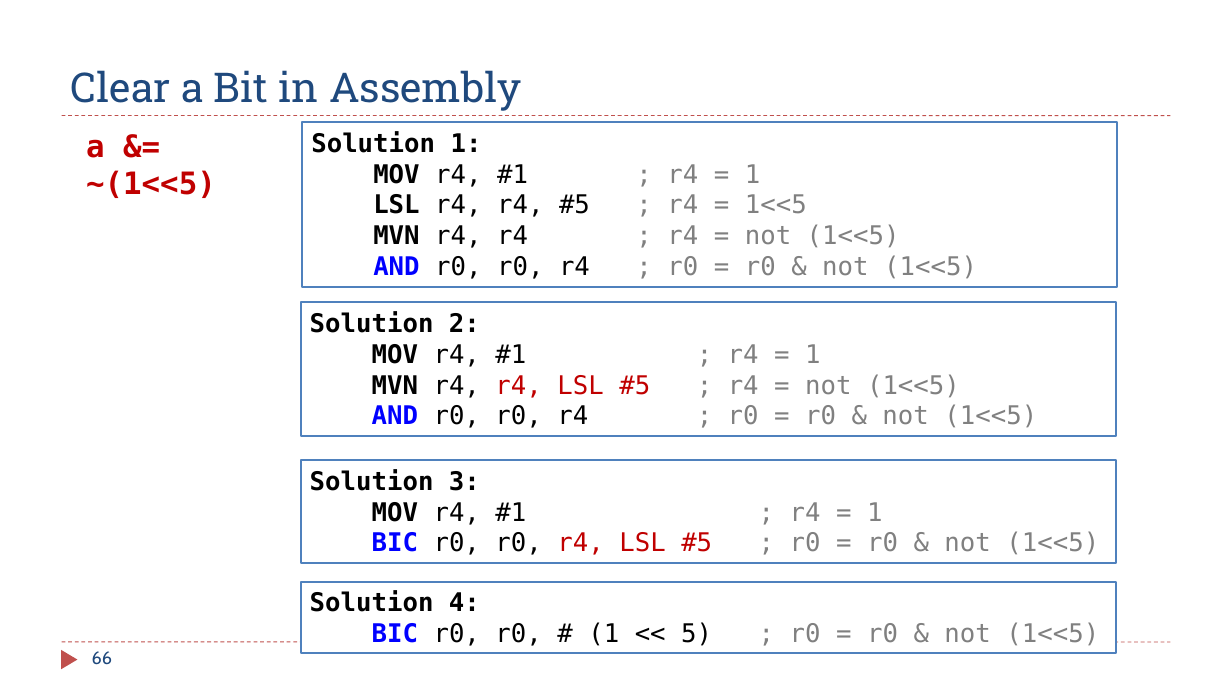
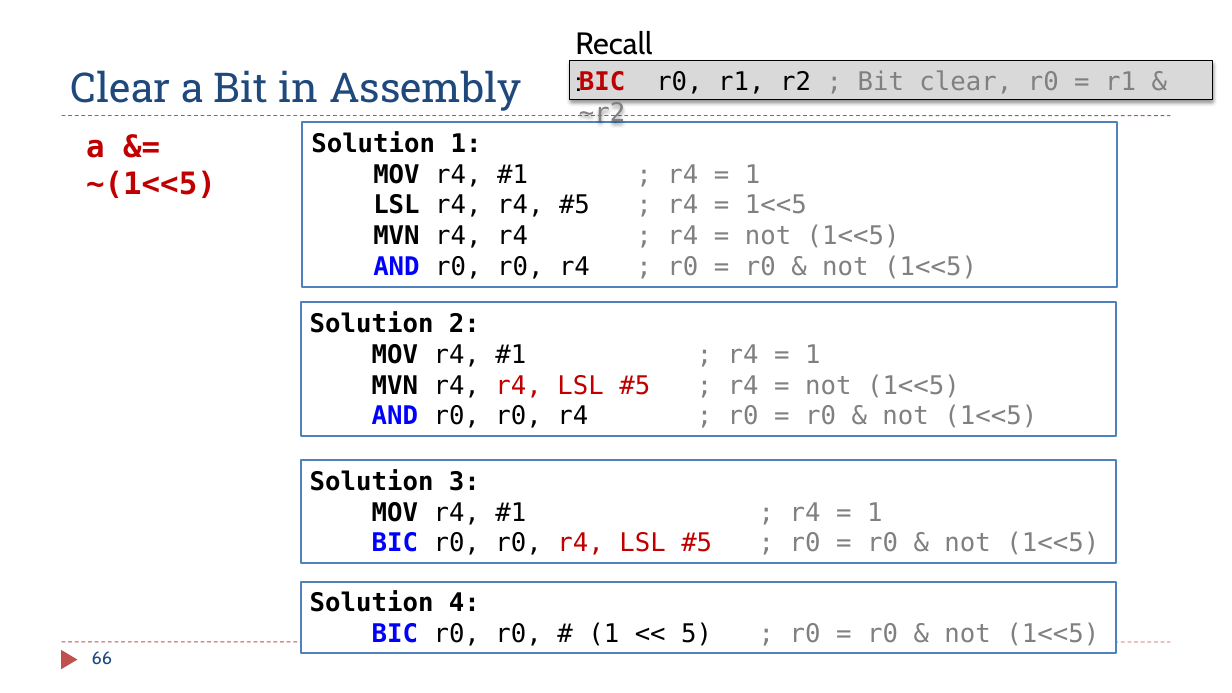
Before and after one commit to guhofstra/CSC111Sp26, a slide deck: slide 66 of PPTs/Ch4_ARM_Arithmetic_Logic.pptx. Drawn at 1232x693 pixels with LibreOffice and Linux fonts; fonts in the diff are those of the drawing. Boxes give left, top, right and bottom in pixels: in the first picture for what was removed or moved away, otherwise in the second. Text is boxed around its words. In the diff, an @@ line names an element or a change of style, - is before the commit and + after.

```diff
--- a/PPTs/Ch4_ARM_Arithmetic_Logic.pptx
+++ b/PPTs/Ch4_ARM_Arithmetic_Logic.pptx
@@ text added at (575,31,652,55), 24 pt, text #000000 @@
+Recall:
@@ text added at (570,60,1214,99), fill #D9D9D9, outline #000000 0.75 pt, 20 pt, text #808080 @@
+BIC r0, r1, r2 ; Bit clear, r0 = r1 & ~r2
```
Also in this commit, not shown: 12 other slides changed, 1 slide added, 2 other files.
